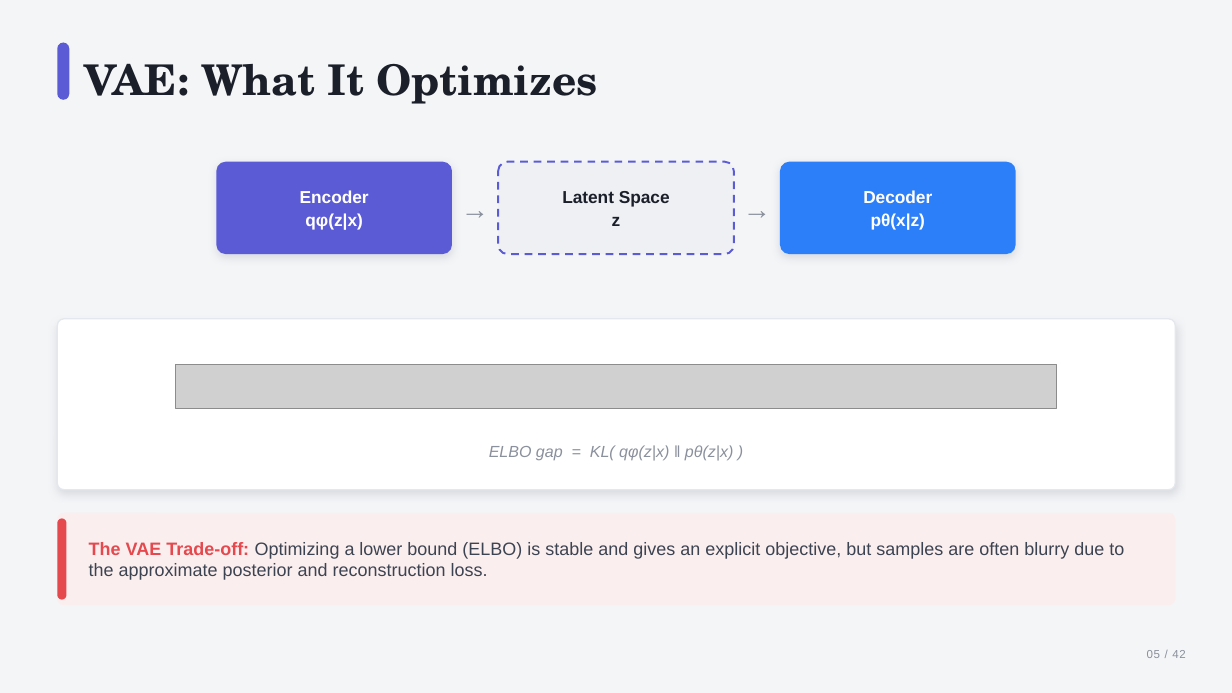
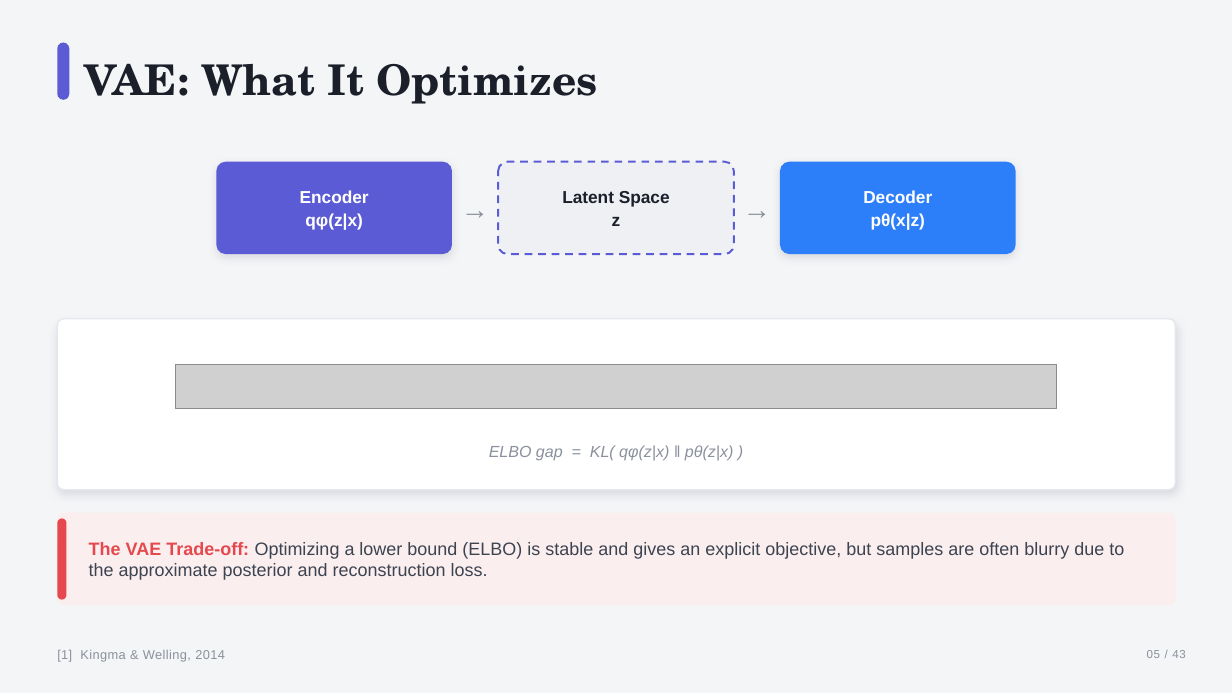
Before and after one commit to sudarshan1994/sudarshan1994.github.io, a slide deck: slide 5 of diffusion/diffusion_models_polished.pptx. Drawn at 1232x693 pixels with LibreOffice and Linux fonts; fonts in the diff are those of the drawing; grey boxes stand for pictures. Boxes give left, top, right and bottom in pixels: in the first picture for what was removed or moved away, otherwise in the second. Text is boxed around its words. In the diff, an @@ line names an element or a change of style, - is before the commit and + after.

```diff
--- a/diffusion/diffusion_models_polished.pptx
+++ b/diffusion/diffusion_models_polished.pptx
@@ text added at [57, 650, 225, 662], 10 pt, text #8A909C @@
+[1] Kingma & Welling, 2014
```
Also in this commit, not shown: 33 other slides changed, 1 slide added, 3 other files.
